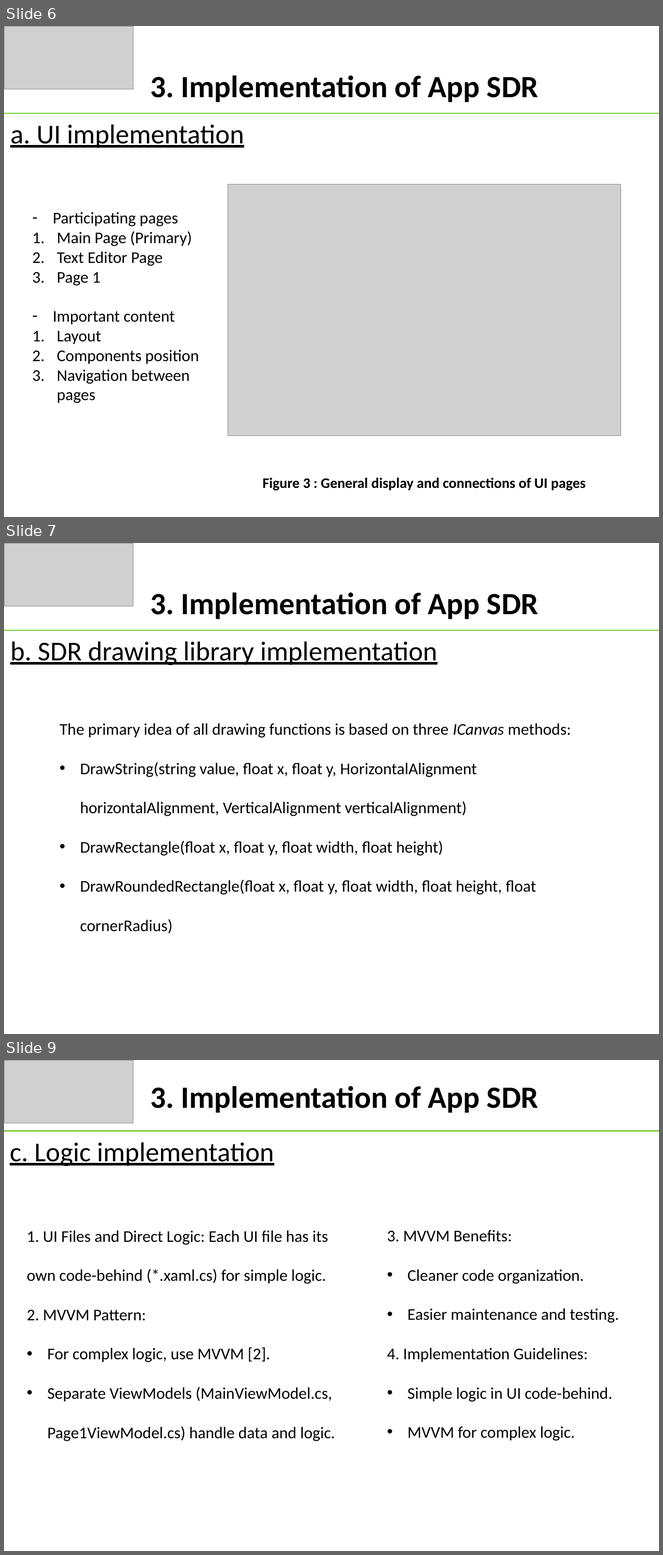
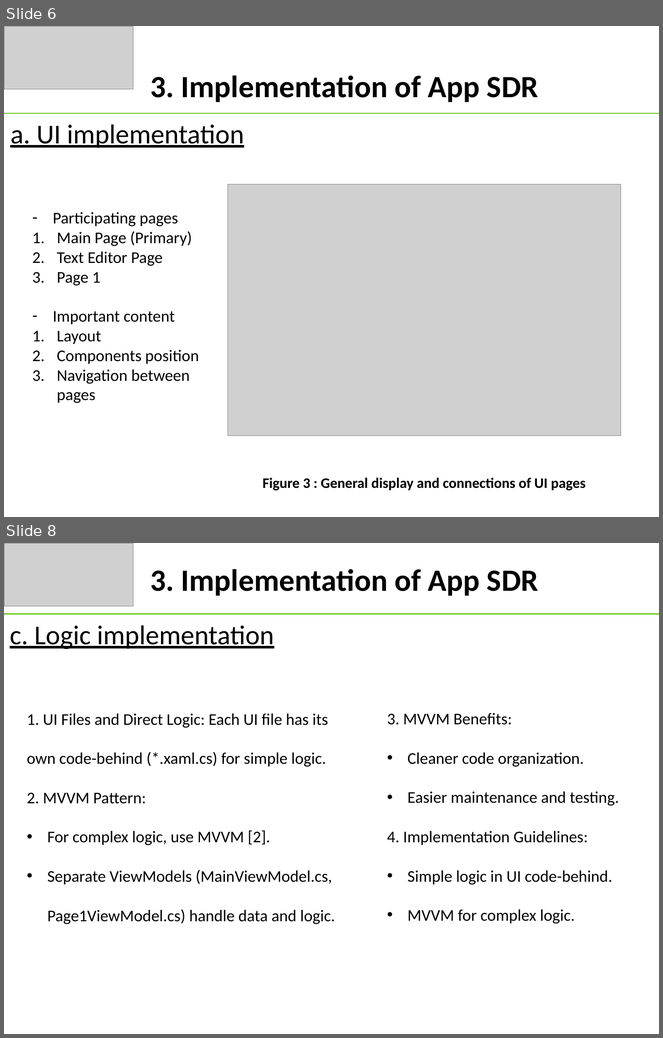
Before and after one commit to tongngocminhanh/MAUI_App_SDR, a slide deck: MySEProject/Documentation/ML22-23-8 Implement the SDR representation in the MAUI application.pptx. Shown one above the other, each under a label of ours: slides 6, 7 and 9 before the commit, slides 6 and 8 after it; the slides between them are not shown. The pictures are 663x1555 and 663x1038 pixels, drawn with LibreOffice and Linux fonts; fonts in the diff are those of the drawing; grey boxes stand for pictures. Boxes give left, top, right and bottom in pixels: in the first picture for what was removed or moved away, otherwise in the second. Text is boxed around its words. In the diff, an @@ line names an element or a change of style, - is before the commit and + after.

```diff
--- a/MySEProject/Documentation/ML22-23-8 Implement the SDR representation in the MAUI application.pptx
+++ b/MySEProject/Documentation/ML22-23-8 Implement the SDR representation in the MAUI application.pptx
@@ slide 7 removed at <box>4,543,659,1034</box>, background #FFFFFF @@
@@ picture removed at <box>4,543,133,606</box> @@
@@ text removed at <box>150,592,539,619</box> @@
-3. Implementation of App SDR
@@ line removed from (4, 630) to (659, 630) @@
@@ text removed at <box>10,641,438,665</box> @@
-b. SDR drawing library implementation
@@ text removed at <box>60,723,571,934</box> @@
-The primary idea of all drawing functions is based on three ICanvas methods:
-• DrawString(string value, float x, float y, HorizontalAlignment horizontalAlignment, VerticalAlignment verticalAlignment)
-• DrawRectangle(float x, float y, float width, float height)
-• DrawRoundedRectangle(float x, float y, float width, float height, float cornerRadius)
@@ what was slide 9 is now slide 8 @@
```
Also in this commit, not shown: 4 slides changed, 1 slide added, 1 other slide removed, 6 other files.
